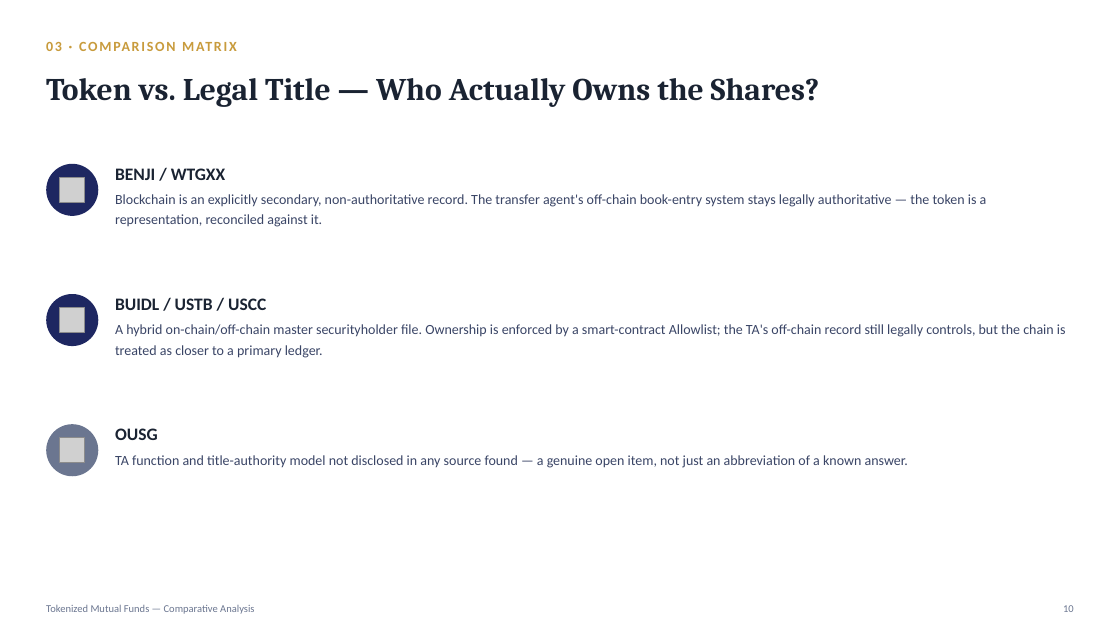
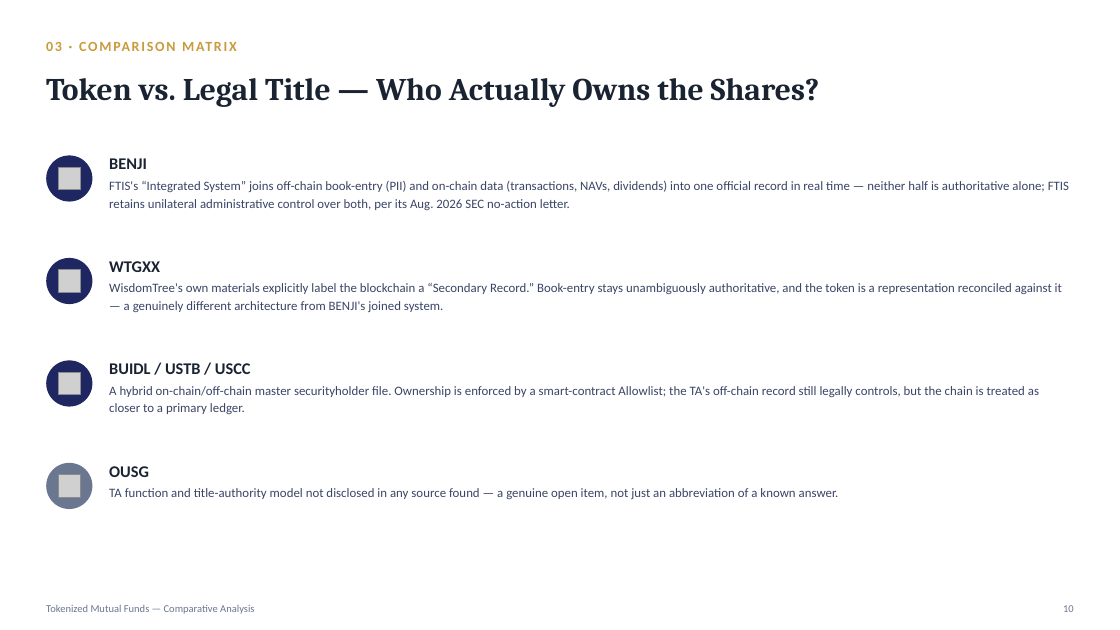
Before and after one commit to vinayak99-ai/tawork, a slide deck: slide 10 of docs/presentations/Tokenized_Funds_Comparative_Analysis.pptx. Drawn at 1120x630 pixels with LibreOffice and Linux fonts; fonts in the diff are those of the drawing; grey boxes stand for pictures. Boxes give left, top, right and bottom in pixels: in the first picture for what was removed or moved away, otherwise in the second. Text is boxed around its words. In the diff, an @@ line names an element or a change of style, - is before the commit and + after.

```diff
--- a/docs/presentations/Tokenized_Funds_Comparative_Analysis.pptx
+++ b/docs/presentations/Tokenized_Funds_Comparative_Analysis.pptx
@@ ellipse: place and size @@
-ellipse at [46, 164, 98, 216]
+ellipse at [46, 155, 92, 202]
@@ picture: place and size @@
-picture at [60, 177, 85, 202]
+picture at [58, 167, 80, 189]
@@ text added at [109, 158, 1069, 210], 11 pt, text #3A4566 @@
+BENJI
+FTIS's “Integrated System” joins off-chain book-entry (PII) and on-chain data (transactions, NAVs, dividends) into one official record in real time — neither half is authoritative alone; FTIS retains unilateral administrative control over both, per its Aug. 2026 SEC no-action letter.
@@ ellipse: place and size @@
-ellipse at [46, 294, 98, 346]
+ellipse at [46, 258, 92, 304]
@@ text at [109, 261, 1062, 312]: text changed; size 12 to 11 pt @@
-BENJI / WTGXX
-Blockchain is an explicitly secondary, non-authoritative record. The transfer agent's off-chain book-entry system stays legally authoritative — the token is a representation, reconciled against it.
+WTGXX
+WisdomTree's own materials explicitly label the blockchain a “Secondary Record.” Book-entry stays unambiguously authoritative, and the token is a representation reconciled against it — a genuinely different architecture from BENJI's joined system.
@@ picture added at [58, 270, 80, 292] @@
@@ text "BUIDL / USTB / USCC": place and size @@
-text "BUIDL / USTB / USCC" at [115, 298, 1066, 358]
+text "BUIDL / USTB / USCC" at [109, 363, 1039, 414]
@@ text "BUIDL / USTB / USCC" at [109, 363, 1039, 414]: size 15 to 14 pt in "BUIDL / USTB / USCC"; size 12 to 11 pt; line spacing 1.2 to 1.15; less space between paragraphs @@
@@ ellipse added at [46, 360, 92, 407], fill #1E2761 @@
@@ picture: place and size @@
-picture at [60, 308, 85, 333]
+picture at [58, 372, 80, 394]
@@ ellipse: place and size @@
-ellipse at [46, 424, 98, 476]
+ellipse at [46, 463, 92, 509]
@@ picture: place and size @@
-picture at [60, 438, 85, 463]
+picture at [58, 475, 80, 497]
@@ text "OUSG": place and size @@
-text "OUSG" at [115, 428, 908, 468]
+text "OUSG" at [109, 466, 839, 499]
@@ text "OUSG" at [109, 466, 839, 499]: size 15 to 14 pt in "OUSG"; size 12 to 11 pt; line spacing 1.2 to 1.15; less space between paragraphs @@
```
Also in this commit, not shown: 1 other slide changed, 1 other file.
